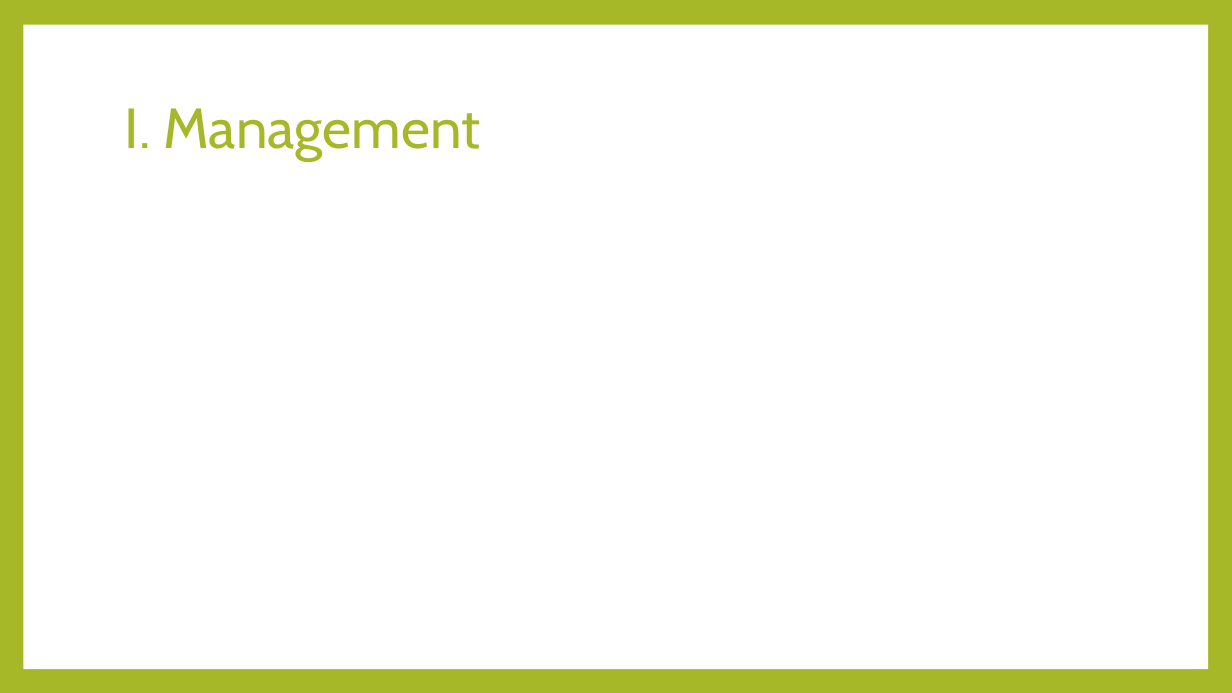
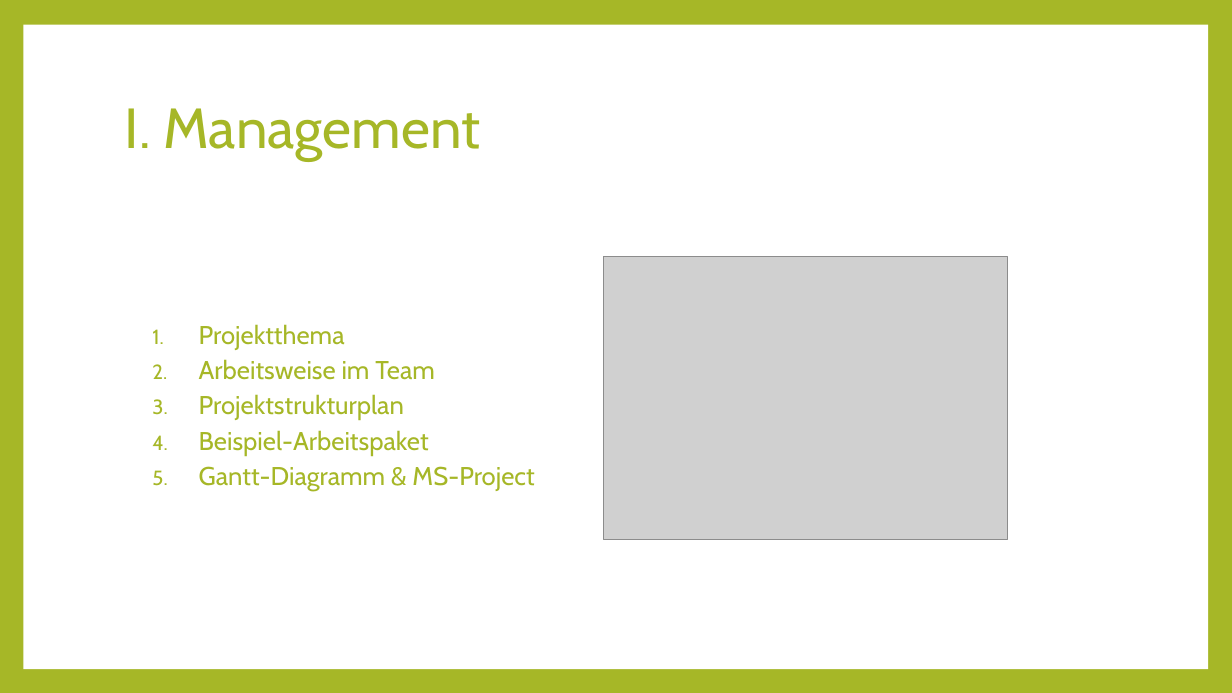
Before and after one commit to Kulu-M/KanBan-App, a slide deck: slide 3 of KanBan-App/Documents/Abschlusspräsentation/Projektmanagement.pptx. Drawn at 1232x693 pixels with LibreOffice and Linux fonts; fonts in the diff are those of the drawing; grey boxes stand for pictures. Boxes give left, top, right and bottom in pixels: in the first picture for what was removed or moved away, otherwise in the second. Text is boxed around its words. In the diff, an @@ line names an element or a change of style, - is before the commit and + after.

Commit message:
Updated Presentation

```diff
--- a/KanBan-App/Documents/Abschlusspräsentation/Projektmanagement.pptx
+++ b/KanBan-App/Documents/Abschlusspräsentation/Projektmanagement.pptx
@@ picture added at (604, 257, 1008, 540) @@
@@ text added at (199, 324, 534, 491), 20 pt, text #A6B727 @@
+  1. Projektthema
+  2. Arbeitsweise im Team
+  3. Projektstrukturplan
+  4. Beispiel-Arbeitspaket
+  5. Gantt-Diagramm & MS-Project
```
Also in this commit, not shown: 8 other slides changed, 8 slides added, 4 slides removed.
